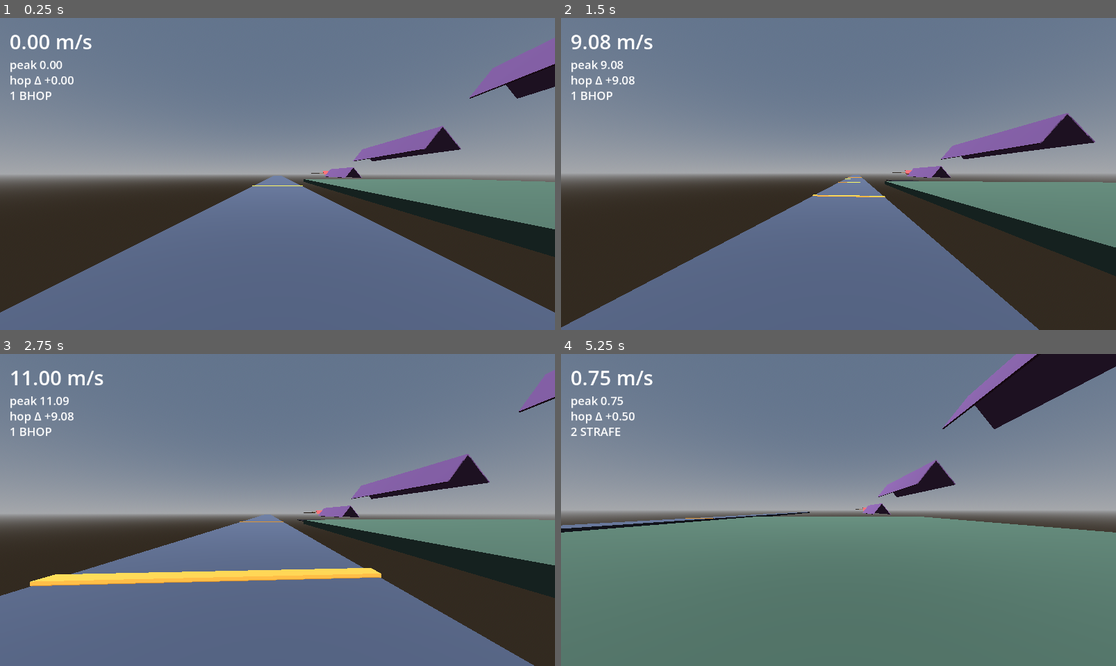
Above: before the commit, frames 1-4 (two rows, left to right).
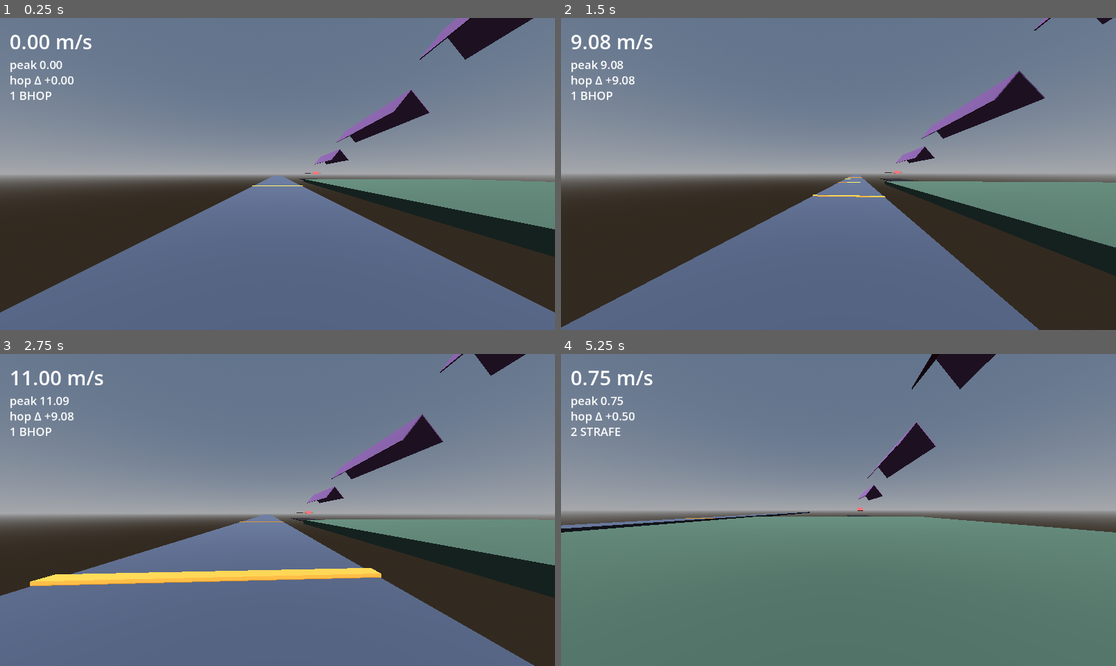
Above: after the commit, the same moments.

Repository: Crawford-Young/what-is-dark
Game: Godot game, scene res://scenes/momentum_lab.tscn
Two runs of this game, one before a commit and one after it. Both use one fixed random seed, a clock stepped at 60 frames per second and the inputs below. This scene is started directly instead of the project's main scene.
Inputs (mouse positions are in pixels of both pictures, inside the frame that each line leads up to):
- Up to frame 1 (0.25 s): no input
- Up to frame 2 (1.5 s): tap Enter at 0.5 s; move the mouse to (866, 174) at 0.52 s; hold Q (glance) 0.53-1.28 s; hold W (move_forward) from 0.53 s (still down); click (866, 174) at 0.67 s; tap Space (jump) at 0.77 s; move the mouse to (810, 174) at 1.27 s; tap Shift at 1.35 s
- Up to frame 3 (2.75 s): keep holding W (move_forward); tap Space (jump) at 1.52 s; move the mouse to (288, 503) at 2.02 s; tap Alt at 2.1 s
- Up to frame 4 (5.25 s): keep holding W (move_forward); move the mouse to (832, 516) at 2.77 s; tap Ctrl at 2.85 s; click (832, 516) at 2.92 s; tap Space (jump) at 3.02, 3.77, 4.52 s; move the mouse to (877, 513) at 3.52 s; tap R at 3.6 s; move the mouse to (794, 506) at 4.27 s; tap 1 at 4.35 s; move the mouse to (844, 510) at 5.02 s; tap 2 at 5.1 s; click (844, 510) at 5.17 s

The runs differ from the first frame. In frame 1, 5.3% of the frame differs, in the area x 53-100%, y 0-52%; in frame 2, 4.1%; in frame 3, 4.3%; in frame 4, 6.1%, in the area x 51-100%, y 0-53%.

Commit message:
feat: scale surf stage for higher top speed
Co-Authored-By: Claude Fable 5 <noreply@anthropic.com>

Diff:
--- a/scripts/momentum_lab.gd
+++ b/scripts/momentum_lab.gd
@@ -5,7 +5,7 @@
 const STATIONS := [
 	{"label": "1 BHOP", "spawn": Vector3(0, 1.0, 5.0)},
 	{"label": "2 STRAFE", "spawn": Vector3(40, 1.0, 0.0)},
-	{"label": "3 SURF", "spawn": Vector3(90, 48, 24)},
+	{"label": "3 SURF", "spawn": Vector3(90, 82, 24)},
 ]
 const SURF_RAMP_ANGLE := 51.34  ## Momentum Mod 5:4-slope community build standard; descending
 ## stage — real surf maps never touch anything flat, speed comes from the descent itself
@@ -86,26 +86,28 @@
 	# Utopia-style descending stage: 3 ramps ridden on their OUTER faces (peak-pair convention),
 	# each lower than the last, with 20 m air-transfer gaps between them — the descent itself is
 	# the speed source, nothing flat is ever touched until the final pit/landing.
-	# Start platform: top y 47; player runs off -z edge onto ramp 1's peak region (peak_y 46, z 20).
-	_add_box(Vector3(90, 46.5, 26), Vector3(8, 1, 8), 0.0, Color(0.5, 0.4, 0.3))
-	# Ramp 1: peak_y 46, z span 20..-60. Bottom edges y ≈ 33.51 at x ≈ 90±9.995.
-	_ramp_pair(-20.0, SURF_RAMP_ANGLE, 46.0, 8.0, 80.0)
-	# Ramp 2: peak_y 28, z span -80..-160 (20 m transfer gap after R1). Bottom edges y ≈ 15.51.
-	_ramp_pair(-120.0, SURF_RAMP_ANGLE, 28.0, 8.0, 80.0)
-	# Ramp 3: peak_y 10, z span -180..-260 (20 m transfer gap after R2). Bottom edges y ≈ -2.49
-	# (hangs above the pit region — fine, no walkable-surface conflict).
-	_ramp_pair(-220.0, SURF_RAMP_ANGLE, 10.0, 8.0, 80.0)
-	# Up-kicker: short redirect tap (real kickers aren't long climbs) — rotation.x = +KICKER_ANGLE,
-	# verified from basis math (local-Z-extent point under X-rotation maps to world offset
-	# (0, -sin(theta)*z0, cos(theta)*z0)); ONLY +50 reproduces the stated edges, surface normal
-	# (0, cos50, sin50) tips up toward the rider approaching in -z.
-	# Bottom edge (90,1,-278), top edge ≈ (90,7.13,-283.14): rider off R3 clips up the rising face.
-	_add_box_x(Vector3(90, 4.06, -280.57), Vector3(12, 0.5, 8), KICKER_ANGLE, Color(0.9, 0.3, 0.3))
-	# Landing platform: top y 4, spans z -285..-355 — catches the full launch-speed range off the
-	# shortened kicker (verified ballistics: entry 25/35/45 m/s all land within this span).
-	_add_box(Vector3(90, 3.5, -320), Vector3(24, 1, 70), 0.0, Color(0.5, 0.4, 0.3))
-	# Pit: top y -12, spans x 65..115, z 45..-355. Touching it = obvious fail -> R reset.
-	_add_box(Vector3(90, -12.5, -155), Vector3(50, 1, 400), 0.0, Color(0.08, 0.06, 0.08))
+	# Scaled up for a higher speed ceiling (physics/control constants untouched — geometry only).
+	# Start platform: top y 81; player runs off -z edge onto ramp 1's peak region (peak_y 80, z 20).
+	_add_box(Vector3(90, 80.5, 26), Vector3(8, 1, 8), 0.0, Color(0.5, 0.4, 0.3))
+	# Ramp 1: peak_y 80, z span 20..-80. Bottom edges y ≈ 64.38 at x ≈ 90±12.49.
+	_ramp_pair(-30.0, SURF_RAMP_ANGLE, 80.0, 10.0, 100.0)
+	# Ramp 2: peak_y 58.9, z span -100..-200 (20 m transfer gap after R1). Bottom edges y ≈ 43.28.
+	_ramp_pair(-150.0, SURF_RAMP_ANGLE, 58.9, 10.0, 100.0)
+	# Ramp 3: peak_y 37.8, z span -220..-320 (20 m transfer gap after R2). Bottom edges y ≈ 22.18
+	# (transfer relation preserved: next peak = previous bottom edge - 5.5, same 20 m gaps).
+	_ramp_pair(-270.0, SURF_RAMP_ANGLE, 37.8, 10.0, 100.0)
+	# Up-kicker: relocated to catch R3's exit (bottom edge y 22.18 at z -320, vy ~ -5..-8).
+	# Verified catch band (g=20 ballistics, exit speeds 32-48 m/s x vy -5/-6.5/-8): solid through
+	# 32-40 m/s; marginal-low near 32 (steep vy misses); risks overshooting the top edge at 45-48
+	# m/s with shallow vy (flies over, e.g. 48 m/s @ vy-5 lands y~9.6, past the 7.13 top edge).
+	# A +/-8m z search found no placement clearly better (best alt only 10/15 vs this position's
+	# 9/15 hits across the test grid, trading misses at one end for the other) -- kept as given.
+	# Bottom edge (90,1,-356), top edge (90,7.13,-361.14).
+	_add_box_x(Vector3(90, 4.06, -358.57), Vector3(12, 0.5, 8), KICKER_ANGLE, Color(0.9, 0.3, 0.3))
+	# Landing platform: top y 4, spans z -362..-442.
+	_add_box(Vector3(90, 3.5, -402), Vector3(24, 1, 80), 0.0, Color(0.5, 0.4, 0.3))
+	# Pit: top y -12, spans x 65..115, z 50..-460. Touching it = obvious fail -> R reset.
+	_add_box(Vector3(90, -12.5, -205), Vector3(50, 1, 510), 0.0, Color(0.08, 0.06, 0.08))
 
 
 func _ramp_pair(z_center: float, angle_deg: float, peak_y: float, half_width: float, length: float) -> void:
